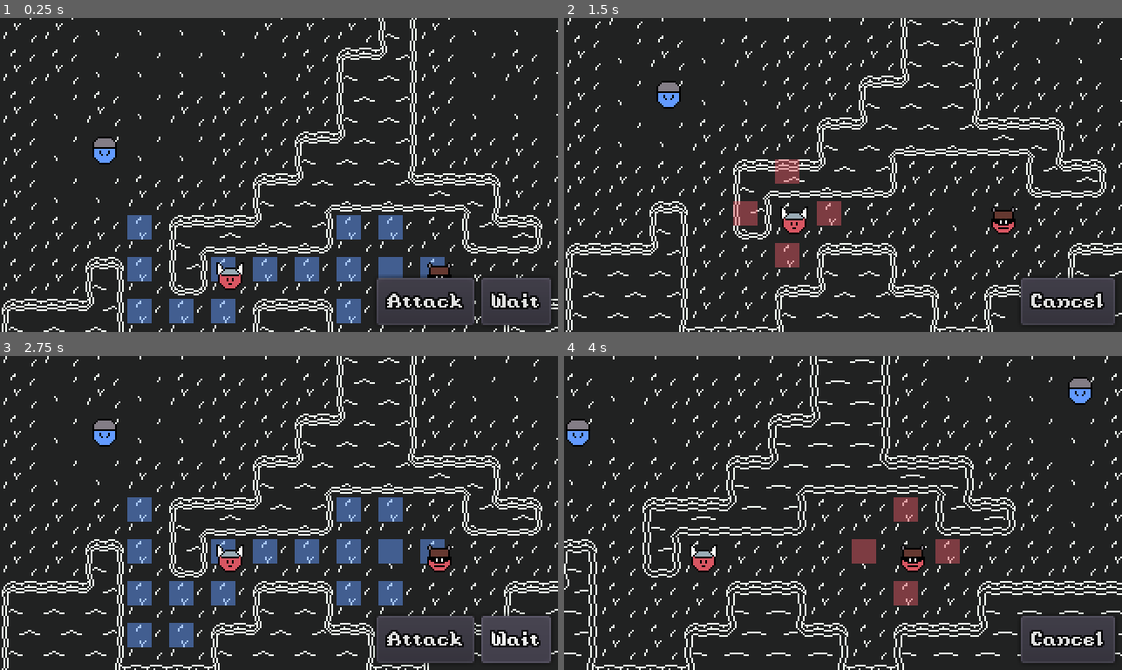
Above: before the commit, frames 1-4 (two rows, left to right).
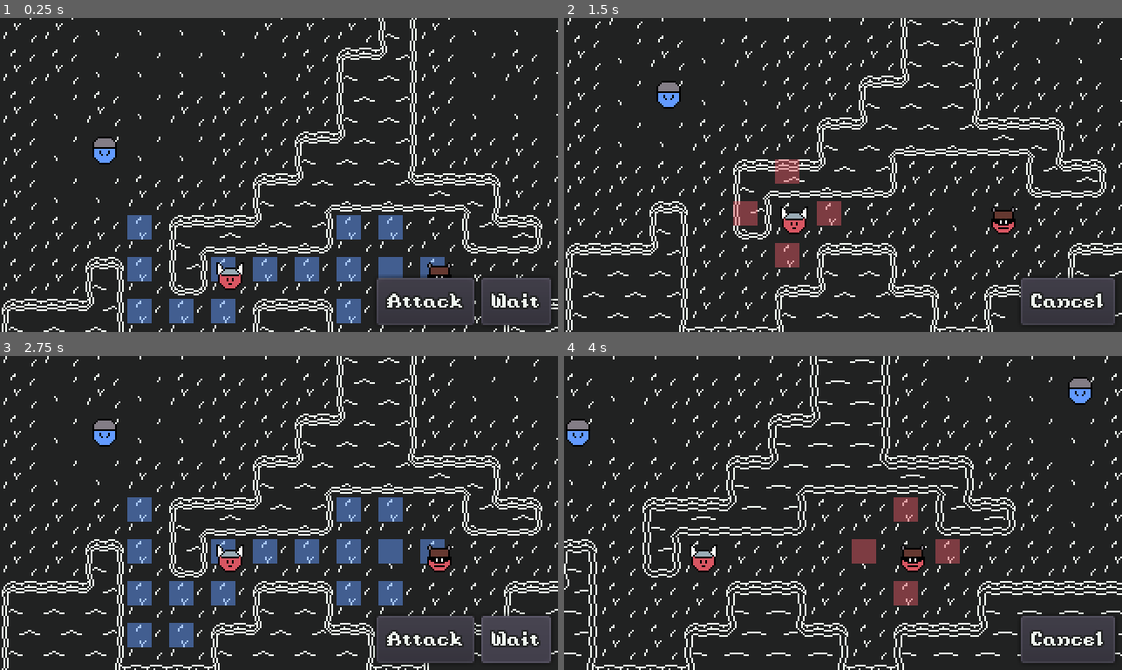
Above: after the commit, the same moments.

Repository: AaronWizard/LegendsOfMajesticSteel
Game: Godot game, scene res://src/game/Game.tscn
The game is run twice, just before and just after one commit, with the same random seed, the same clock (stepped at 60 frames per second) and the same inputs.
Inputs (mouse positions are in pixels of both pictures, inside the frame that each line leads up to):
- Up to frame 1 (0.25 s): no input
- Up to frame 2 (1.5 s): click "Attack" at 0.5 s; tap Enter at 1.25 s; move the mouse to (965, 159) at 1.27 s; click (965, 159) at 1.42 s
- Up to frame 3 (2.75 s): click "Cancel" at 2 s
- Up to frame 4 (4 s): click "Wait" at 2.75 s; click "Attack" at 3.5 s

The runs differ from the first frame. In frame 1, 0.6% of the frame differs, in the area x 69-97%, y 87-93%; in frame 2, 0.3%; in frame 3, 0.6%; in frame 4, 0.3%.

Commit message:
GUI text colours

Diff:
--- a/resources/gui/font_standard.tres
+++ b/resources/gui/font_standard.tres
@@ -5,5 +5,5 @@
 [resource]
 size = 8
 outline_size = 1
-outline_color = Color( 0, 0, 0, 1 )
+outline_color = Color( 0.133333, 0.137255, 0.137255, 1 )
 font_data = ExtResource( 1 )
--- a/resources/gui/theme_standard.tres
+++ b/resources/gui/theme_standard.tres
@@ -4,3 +4,23 @@
 
 [resource]
 default_font = ExtResource( 1 )
+Button/colors/font_color = Color( 0.941176, 0.964706, 0.941176, 1 )
+Button/colors/font_color_disabled = Color( 0.941176, 0.964706, 0.941176, 1 )
+Button/colors/font_color_hover = Color( 0.941176, 0.964706, 0.941176, 1 )
+Button/colors/font_color_pressed = Color( 0.941176, 0.964706, 0.941176, 1 )
+Button/constants/hseparation = 2
+Button/fonts/font = null
+Button/styles/disabled = null
+Button/styles/focus = null
+Button/styles/hover = null
+Button/styles/normal = null
+Button/styles/pressed = null
+Label/colors/font_color = Color( 0.941176, 0.964706, 0.941176, 1 )
+Label/colors/font_color_shadow = Color( 0, 0, 0, 0 )
+Label/colors/font_outline_modulate = Color( 1, 1, 1, 1 )
+Label/constants/line_spacing = 3
+Label/constants/shadow_as_outline = 0
+Label/constants/shadow_offset_x = 1
+Label/constants/shadow_offset_y = 1
+Label/fonts/font = null
+Label/styles/normal = null
